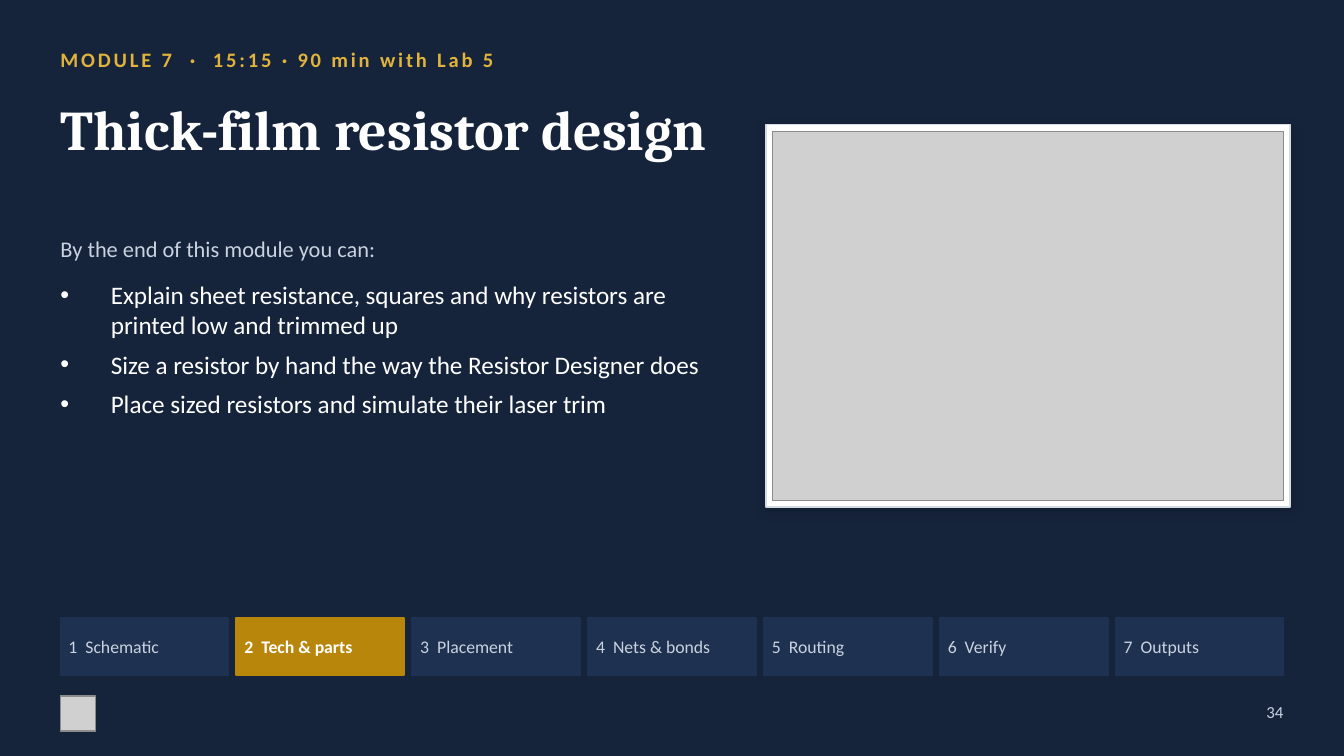
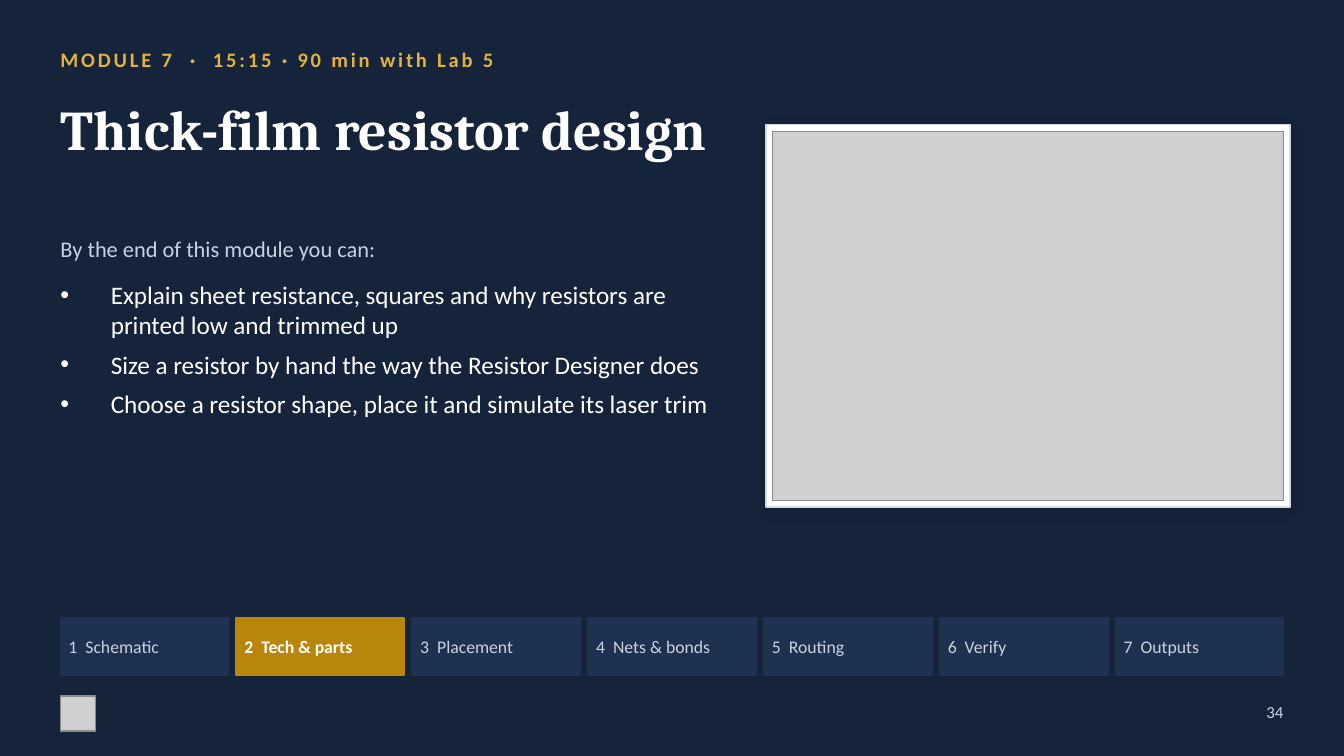
Before and after one commit to alvinmb/Hlayout, a slide deck: slide 34 of training/HLayout_Training_ALU8.pptx. Drawn at 1344x756 pixels with LibreOffice and Linux fonts; fonts in the diff are those of the drawing; grey boxes stand for pictures. Boxes give left, top, right and bottom in pixels: in the first picture for what was removed or moved away, otherwise in the second. Text is boxed around its words. In the diff, an @@ line names an element or a change of style, - is before the commit and + after.

```diff
--- a/training/HLayout_Training_ALU8.pptx
+++ b/training/HLayout_Training_ALU8.pptx
@@ text at bbox=[111, 395, 707, 417]: text changed @@
-• Place sized resistors and simulate their laser trim
+• Choose a resistor shape, place it and simulate its laser trim
```
Also in this commit, not shown: 63 other slides changed, 2 slides added, 14 other files.
